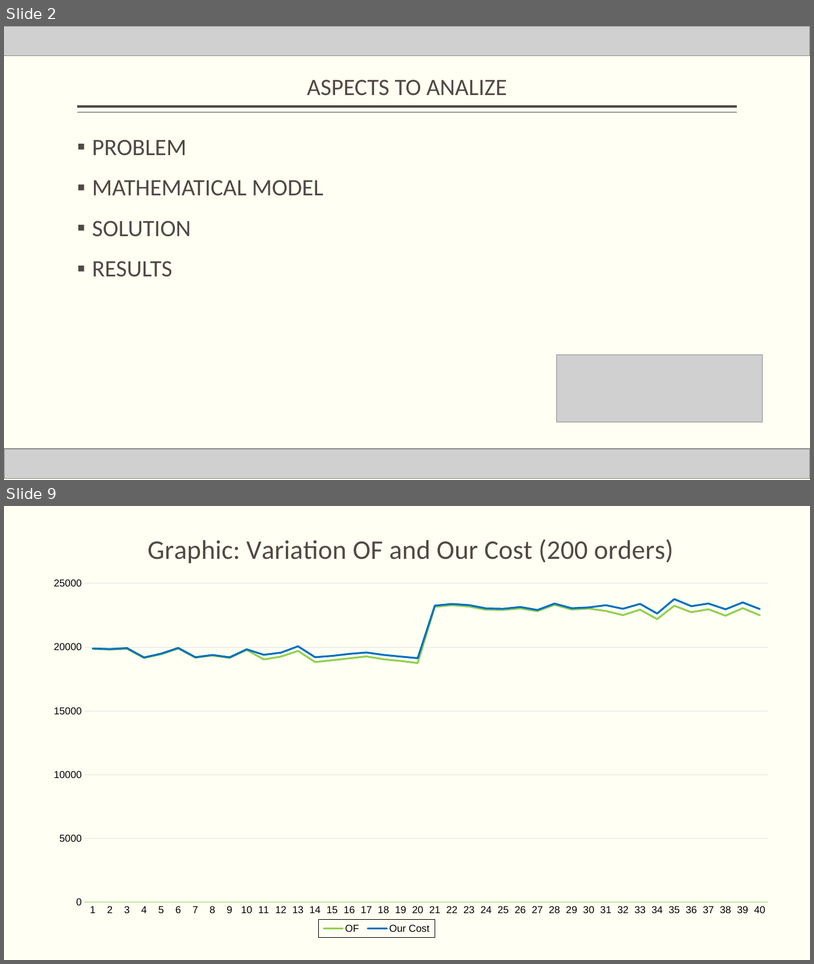
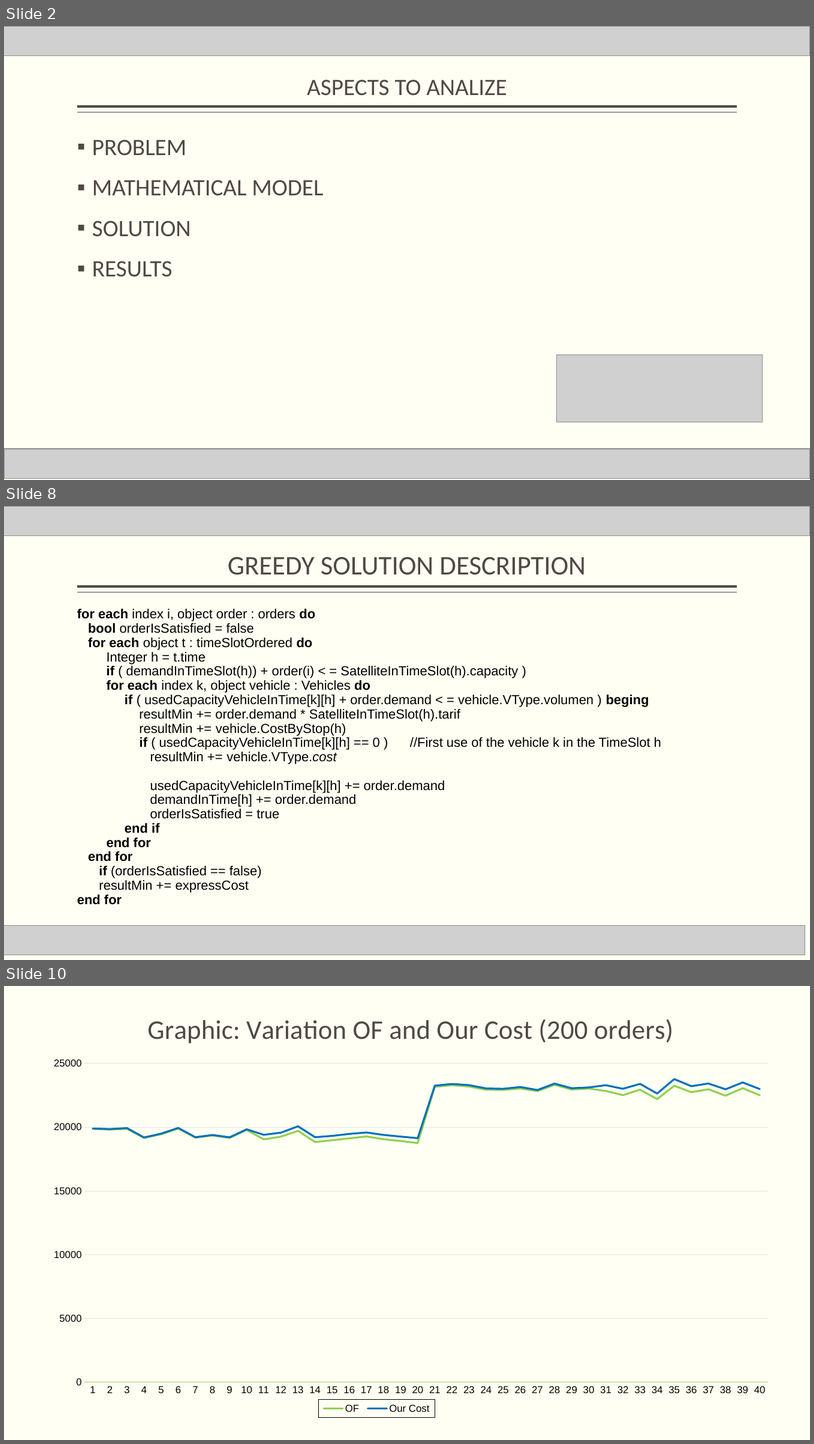
Before and after one commit to averanes/BinPackingProblem, a slide deck: bpdmo_greedy.pptx. Shown one above the other, each under a label of ours: slides 2 and 9 before the commit, slides 2, 8 and 10 after it; the slides between them are not shown. The pictures are 814x964 and 814x1444 pixels, drawn with LibreOffice and Linux fonts; fonts in the diff are those of the drawing; grey boxes stand for pictures. Boxes give left, top, right and bottom in pixels: in the first picture for what was removed or moved away, otherwise in the second. Text is boxed around its words. In the diff, an @@ line names an element or a change of style, - is before the commit and + after.

```diff
--- a/bpdmo_greedy.pptx
+++ b/bpdmo_greedy.pptx
@@ slide 8 added at [4, 506, 810, 960], background #FFFFF3; not listed: 2 template elements that a slide beside it also shows @@
@@ picture added at [4, 506, 810, 535] @@
@@ title added at [228, 557, 586, 575], 32 pt, text #514843 @@
+GREEDY SOLUTION DESCRIPTION
@@ text added at [77, 609, 662, 904], 15.7 pt, text #000000 @@
+for each index i, object order : orders do
+bool orderIsSatisfied = false
+for each object t : timeSlotOrdered do
+Integer h = t.time
+if ( demandInTimeSlot(h)) + order(i) < = SatelliteInTimeSlot(h).capacity )
+for each index k, object vehicle : Vehicles do
+if ( usedCapacityVehicleInTime[k][h] + order.demand < = vehicle.VType.volumen ) beging
+resultMin += order.demand * SatelliteInTimeSlot(h).tarif
+resultMin += vehicle.CostByStop(h)
+if ( usedCapacityVehicleInTime[k][h] == 0 ) //First use of the vehicle k in the TimeSlot h
+resultMin += vehicle.VType.cost
+usedCapacityVehicleInTime[k][h] += order.demand
+demandInTime[h] += order.demand
+orderIsSatisfied = true
+end if
+end for
+end for
+if (orderIsSatisfied == false)
+resultMin += expressCost
+end for
@@ picture added at [4, 925, 806, 955] @@
@@ what was slide 9 is now slide 10 @@
```
Also in this commit, not shown: 3 slides changed, 2 other slides added, 2 slides removed.
